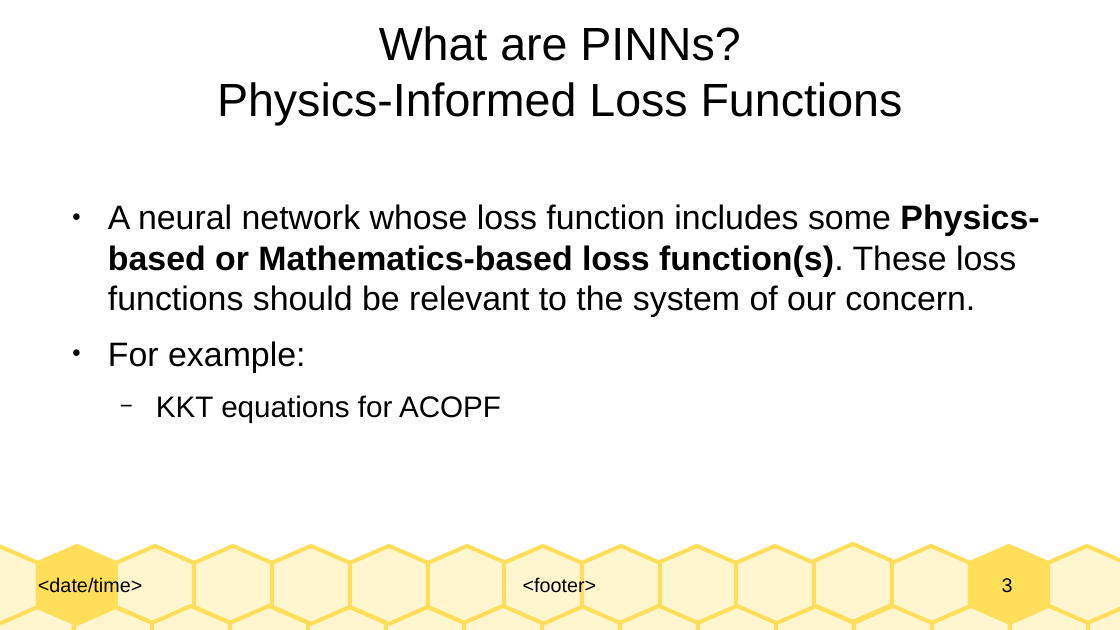
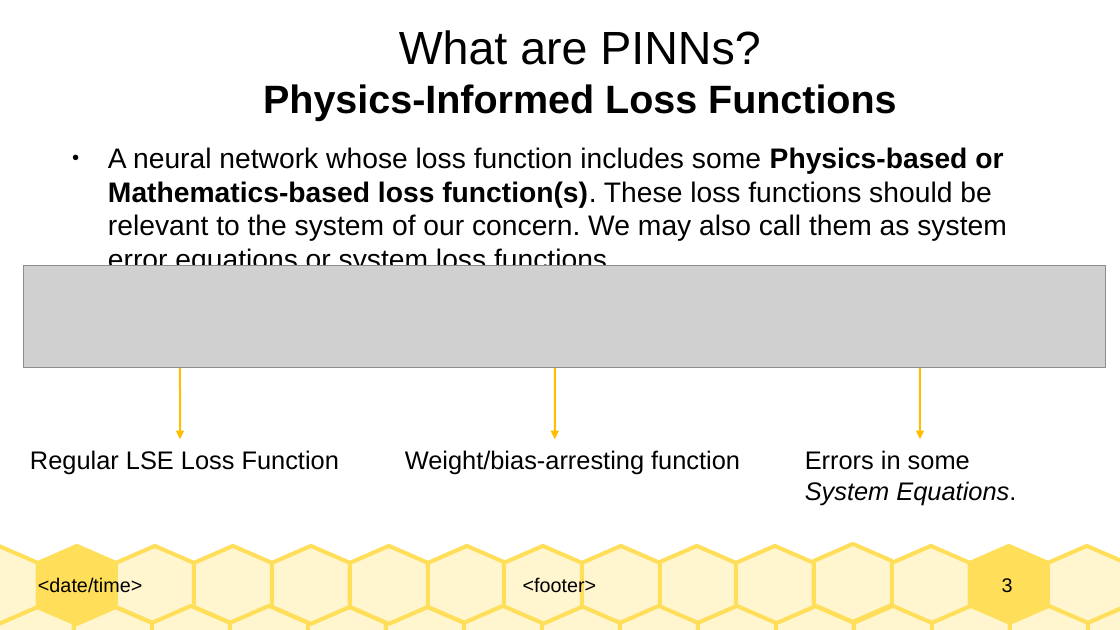
Before and after one commit to Realife-Brahmin/OriginalDocsHub, a slide deck: slide 3 of research_showcase/physicsInformedNeuralNetworks_aryan_ritwajeet_jha.odp. Drawn at 1120x630 pixels with LibreOffice and Linux fonts; fonts in the diff are those of the drawing; grey boxes stand for pictures. Boxes give left, top, right and bottom in pixels: in the first picture for what was removed or moved away, otherwise in the second. Text is boxed around its words. In the diff, an @@ line names an element or a change of style, - is before the commit and + after.

Commit message:
equation labelled.

```diff
--- a/research_showcase/physicsInformedNeuralNetworks_aryan_ritwajeet_jha.odp
+++ b/research_showcase/physicsInformedNeuralNetworks_aryan_ritwajeet_jha.odp
@@ title "What are PINNs? Physics-Informed Loss ...": place and size @@
-title "What are PINNs? Physics-Informed Loss ..." at bbox=[217, 26, 903, 125]
+title "What are PINNs? Physics-Informed Loss ..." at bbox=[263, 30, 896, 121]
@@ title "What are PINNs? Physics-Informed Loss ..." at bbox=[263, 30, 896, 121]: size 33 to 28 pt, bold on in "Physics-Informed Loss Functions" @@
@@ text at bbox=[108, 147, 1006, 266]: text changed; size 24 to 20 pt @@
-● A neural network whose loss function includes some Physics-based or Mathematics-based loss function(s). These loss functions should be relevant to the system of our concern.
-● For example:
-  − KKT equations for ACOPF
+● A neural network whose loss function includes some Physics-based or Mathematics-based loss function(s). These loss functions should be relevant to the system of our concern. We may also call them as system error equations or system loss functions.
@@ picture added at bbox=[23, 266, 1106, 368] @@
@@ arrow added from (180, 368) to (180, 439), #FFBF00 1.42 pt @@
@@ arrow added from (555, 368) to (555, 439), #FFBF00 1.42 pt @@
@@ arrow added from (921, 368) to (921, 439), #FFBF00 1.42 pt @@
@@ text added at bbox=[30, 450, 339, 475], 18 pt, text #000000 @@
+Regular LSE Loss Function
@@ text added at bbox=[405, 450, 740, 475], 18 pt, text #000000 @@
+Weight/bias-arresting function
@@ text added at bbox=[805, 450, 1016, 505], 18 pt, text #000000, italic @@
+Errors in some System Equations.
```
Also in this commit, not shown: 1 other slide changed, 1 slide added, 1 other file.
